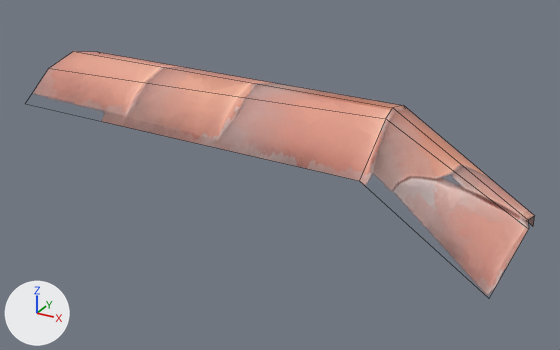
The FBX model models/structures/roof_kit/WallKit_Ridge_End_LOD0.fbx, before and after one commit.
One viewpoint serves both versions: a camera (50 mm lens) standing at (1.586, -1.643, 3.045) and looking at (0.699, -0.031, 2.24). The lights are fixed; the arrows at lower left show +X, +Y and +Z. Mesh edges are drawn as thin lines.

Objects in the first picture: 'WallKit_Ridge_End_LOD0'.
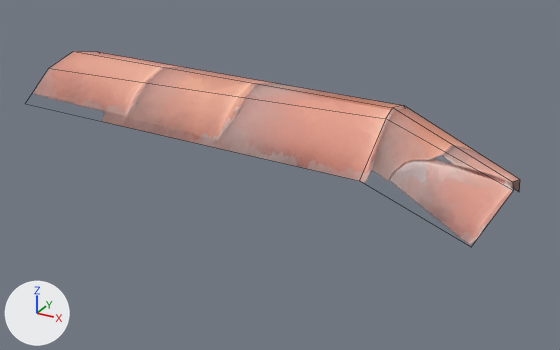
The newer file is also turned or shifted as a whole; pictures and numbers use the older file's frame.

Changed parts and their boxes (x1, y1, x2, y2) in the pictures (560 x 350 px; the box of a moved part takes in the faces that stretch with it):
'WallKit_Ridge_End_LOD0', reshaped (20% shorter): before (32, 51, 535, 294); after (32, 51, 520, 244)
part 1 of me_plane_098, moved or reshaped: before (359, 105, 535, 294); after (359, 105, 520, 244)

The change, as a diff of the scene's bpy script:
```diff
--- a/models/structures/roof_kit/WallKit_Ridge_End_LOD0.fbx.py
+++ b/models/structures/roof_kit/WallKit_Ridge_End_LOD0.fbx.py
@@ me_plane_098 @@
 me_plane_098.from_pydata(...)  # 15 vertices, 8 faces; spans x 0.0..1.326, y -0.238..0.203, z 2.143..2.47
 # used by ob_wallkit_ridge_end_lod0; location = (0.0, 0.0, 0.0)
 # before: 2 (1.306, 0.186, 2.143) at pixel (533, 226), 4 (1.318, 0.101, 2.213) at pixel (534, 215), 5 (1.319, 0.016, 2.24) at pixel (528, 220), 6 (1.326, -0.01, 2.231) at pixel (528, 229)
-me_plane_098.vertices[1].co = (1.299, -0.206, 2.149)
+# me_plane_098 part 1
+for i in [2, 4, 5, 6]: me_plane_098.vertices[i].co += Vector((-0.037, -0.043, 0.104))
+me_plane_098.vertices[1].co = (1.247, -0.195, 2.253)
 me_plane_098.materials.append(mat_shingles_a)
```
